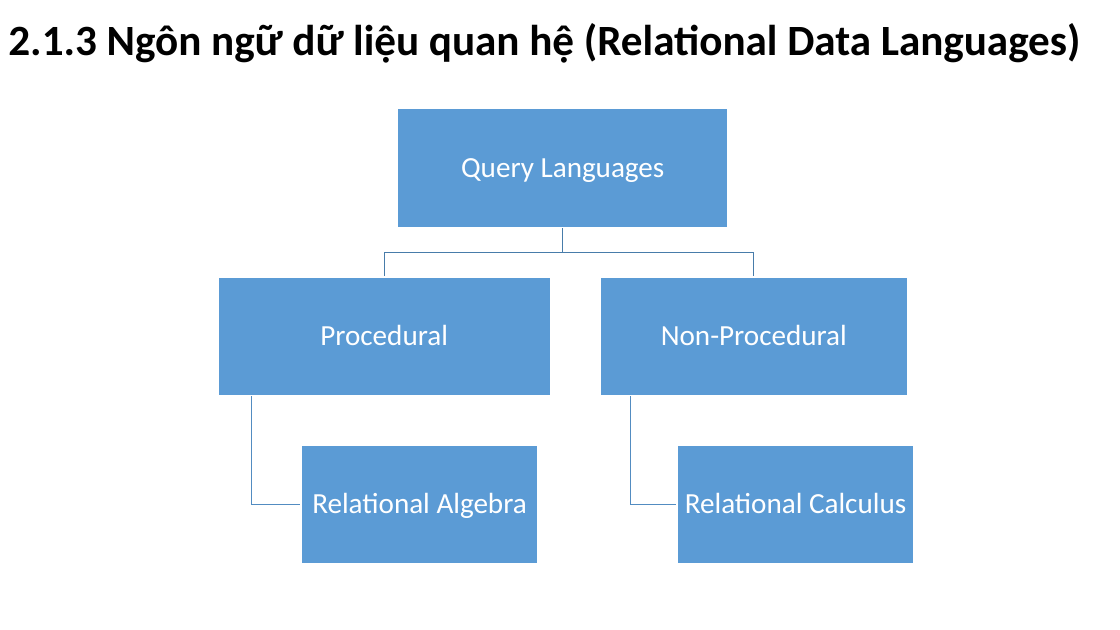
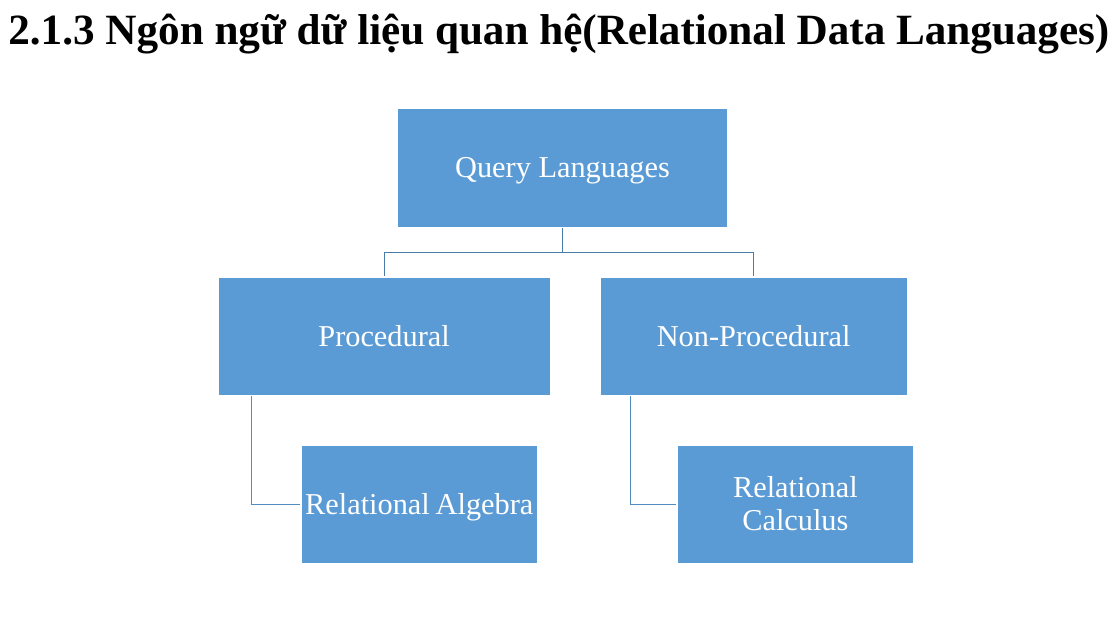
Before and after one commit to NghiLamPhuc/CSDLPT_HK2_20_21, a slide deck: slide 1 of ThuyetTrinh20/Chapter2_2_1_3.pptx. Drawn at 1120x630 pixels with LibreOffice and Linux fonts; fonts in the diff are those of the drawing. Boxes give left, top, right and bottom in pixels: in the first picture for what was removed or moved away, otherwise in the second. Text is boxed around its words. In the diff, an @@ line names an element or a change of style, - is before the commit and + after.

Commit message:
upload ppt

```diff
--- a/ThuyetTrinh20/Chapter2_2_1_3.pptx
+++ b/ThuyetTrinh20/Chapter2_2_1_3.pptx
@@ text at (x1=8, y1=13, x2=1109, y2=53): text changed; font Calibri to Times New Roman @@
-2.1.3 Ngôn ngữ dữ liệu quan hệ (Relational Data Languages)
+2.1.3 Ngôn ngữ dữ liệu quan hệ(Relational Data Languages)
@@ size 25 to 26 pt, font Calibri to Times New Roman in 5 elements at (x1=455, y1=157, x2=670, y2=184), (x1=318, y1=325, x2=449, y2=347), (x1=305, y1=493, x2=534, y2=520), (x1=657, y1=325, x2=851, y2=347), (x1=733, y1=476, x2=858, y2=531) @@
```
Also in this commit, not shown: 24 other slides changed, 11 slides added, 4 slides removed.
